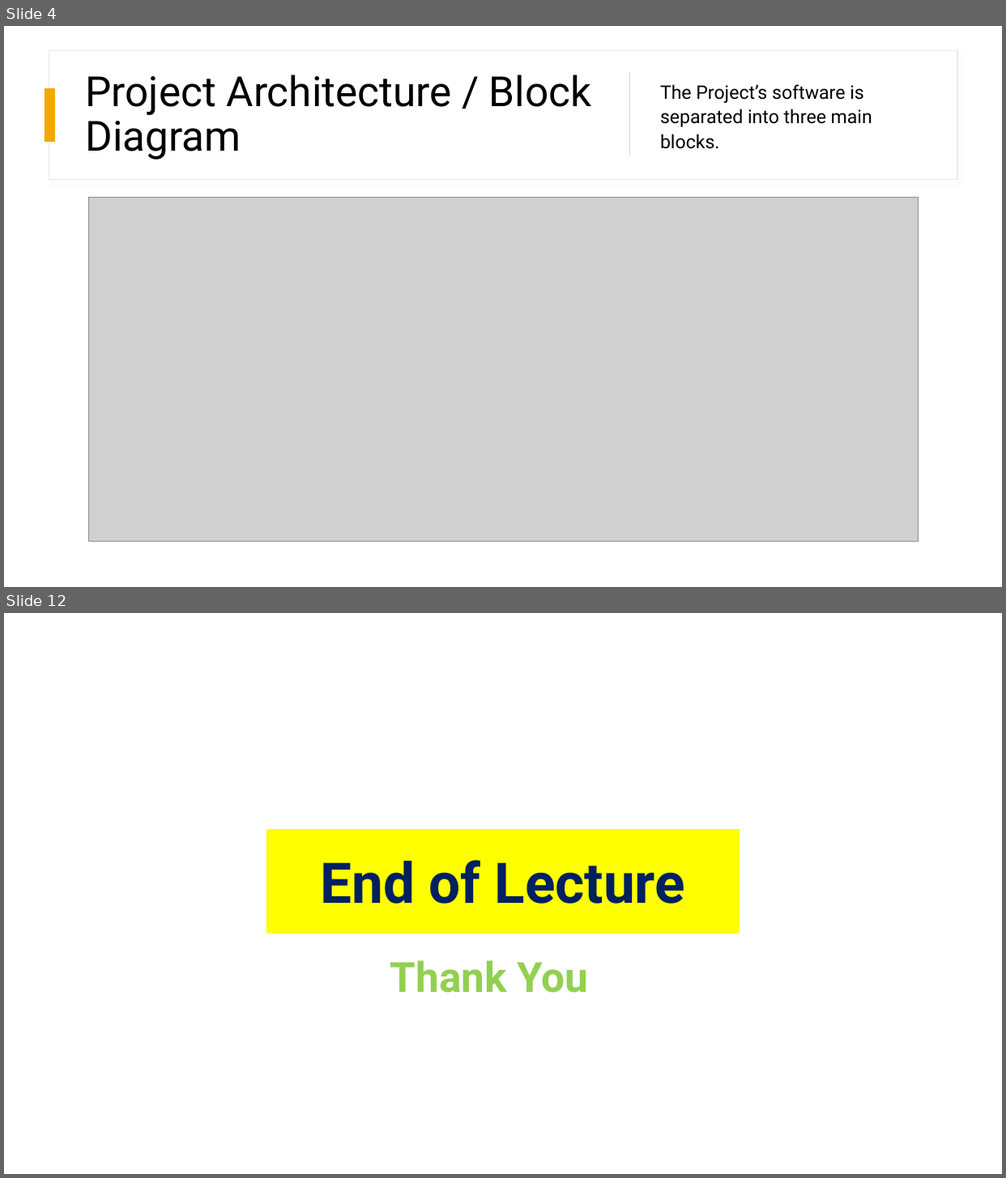
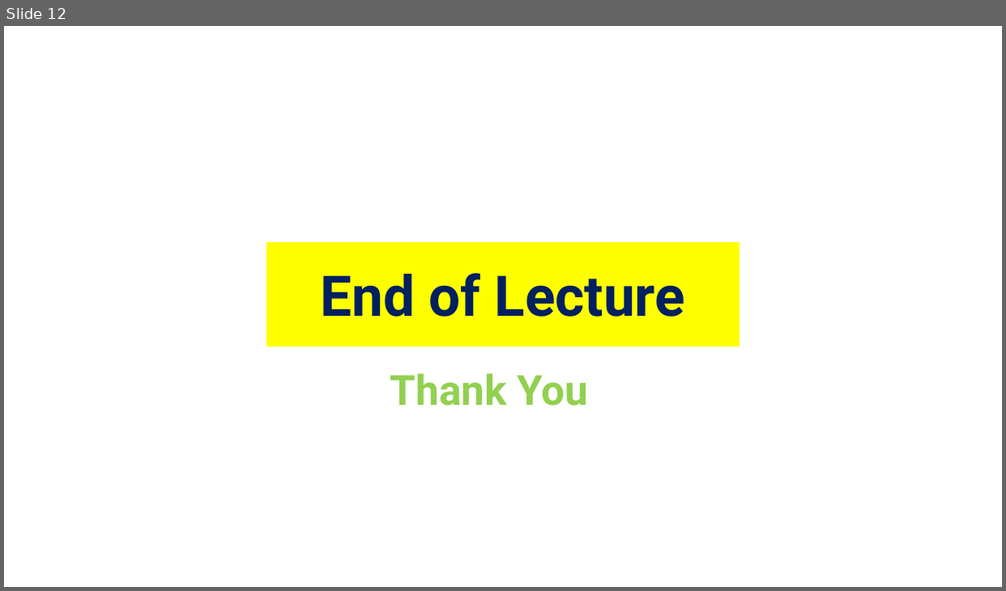
Before and after one commit to BaselMohamed802/EyeTalk, a slide deck: Documentation/Eyetalk Presentation 10-29-2025.pptx. Shown one above the other, each under a label of ours: slides 4 and 12 before the commit, slide 12 after it; the slides between them are not shown. The pictures are 1006x1178 and 1006x591 pixels, drawn with LibreOffice and Linux fonts; fonts in the diff are those of the drawing; grey boxes stand for pictures. Boxes give left, top, right and bottom in pixels: in the first picture for what was removed or moved away, otherwise in the second. Text is boxed around its words. In the diff, an @@ line names an element or a change of style, - is before the commit and + after.

```diff
--- a/Documentation/Eyetalk Presentation 10-29-2025.pptx
+++ b/Documentation/Eyetalk Presentation 10-29-2025.pptx
@@ slide 4 removed at (4, 26, 1002, 587), background #FFFFFF @@
@@ rectangle removed at (4, 26, 1002, 587) @@
@@ rectangle removed at (49, 26, 964, 191) @@
@@ rectangle removed at (50, 26, 964, 190) @@
@@ rectangle removed at (49, 50, 957, 179) @@
@@ rectangle removed at (629, 72, 630, 156) @@
@@ rectangle removed at (44, 89, 55, 143) @@
@@ title removed at (85, 75, 591, 160) @@
-Project Architecture / Block Diagram
@@ text removed at (660, 84, 872, 149) @@
-The Project’s software is separated into three main blocks.
@@ picture removed at (88, 198, 918, 542) @@
```
Also in this commit, not shown: 6 slides changed, 4 slides added, 3 other slides removed.
